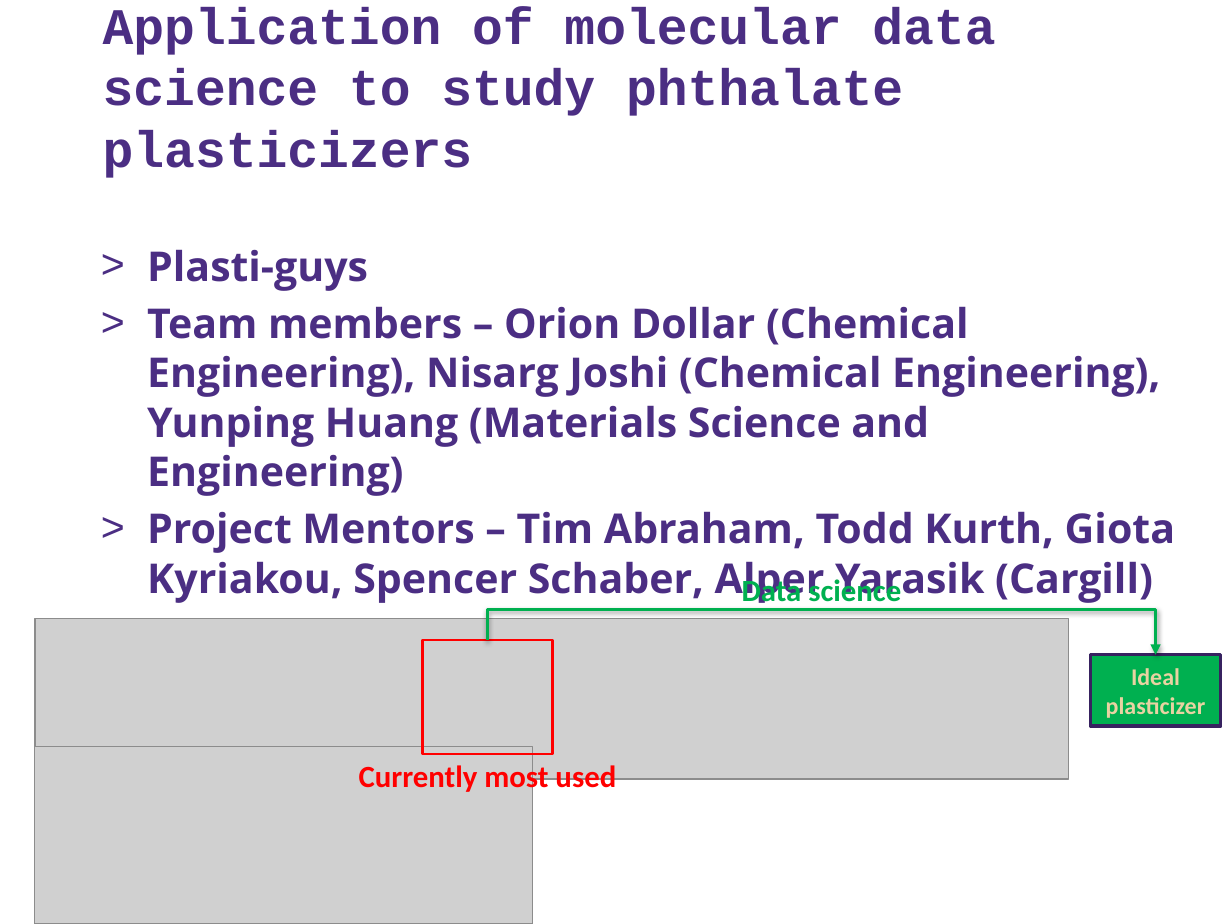
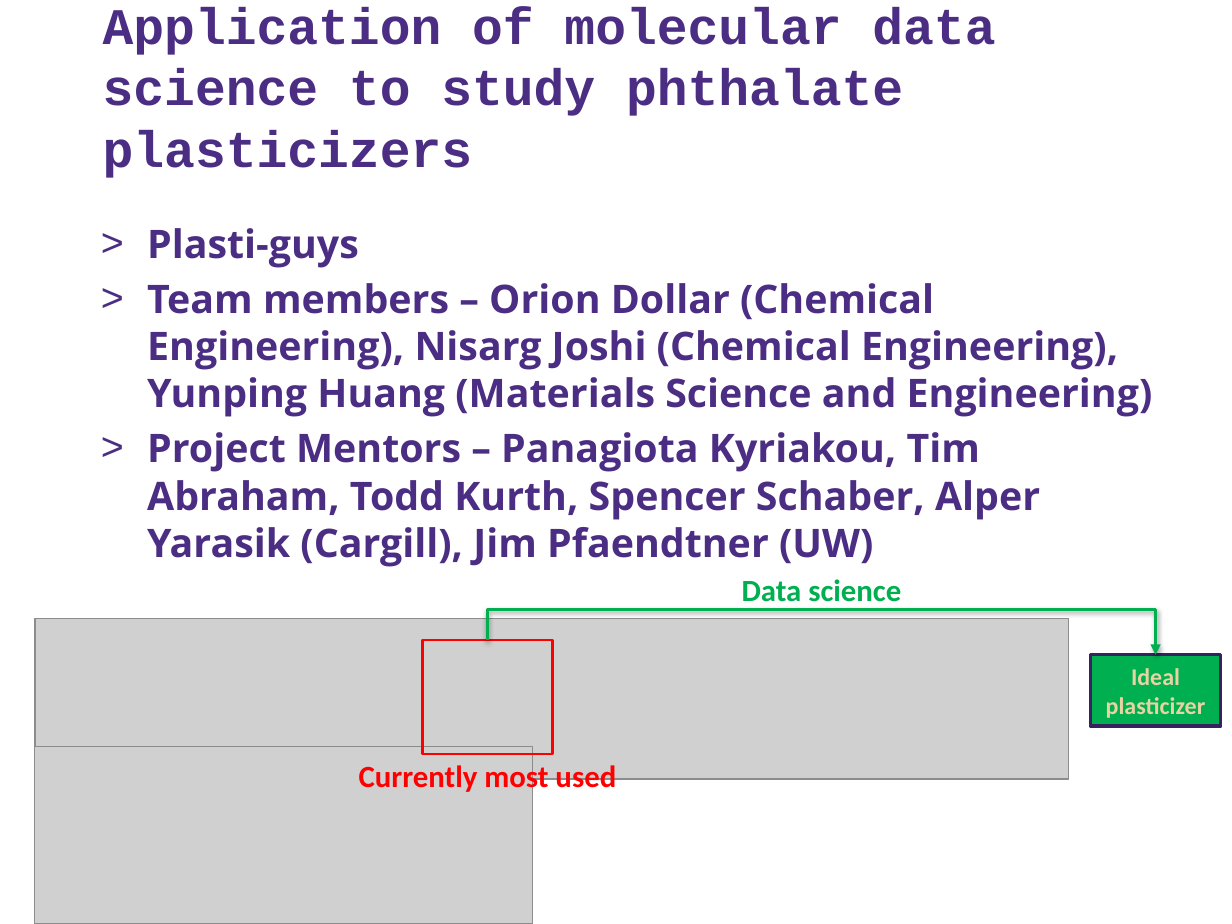
Before and after one commit to nisargjoshi10/direct_capstone, a slide deck: slide 1 of docs/showcase_materials/plastic-guys_1 min pitch slide.pptx. Drawn at 1232x924 pixels with LibreOffice and Linux fonts; fonts in the diff are those of the drawing; grey boxes stand for pictures; background and template pictures are left out. Boxes give left, top, right and bottom in pixels: in the first picture for what was removed or moved away, otherwise in the second. Text is boxed around its words. In the diff, an @@ line names an element or a change of style, - is before the commit and + after.

Commit message:
edits

```diff
--- a/docs/showcase_materials/plastic-guys_1 min pitch slide.pptx
+++ b/docs/showcase_materials/plastic-guys_1 min pitch slide.pptx
@@ text "Plasti-guys": place and size @@
-text "Plasti-guys" at [147,249,1175,603]
+text "Plasti-guys" at [147,228,1153,567]
@@ text at [147,228,1153,417]: size 24 to 23 pt in "Plasti-guys", "Team members – Orion Dollar (Chemical Engineering), ..." @@
@@ text at [147,432,1040,567]: text changed; size 24 to 23 pt @@
-> Project Mentors – Tim Abraham, Todd Kurth, Giota Kyriakou, Spencer Schaber, Alper Yarasik (Cargill)
+> Project Mentors – Panagiota Kyriakou, Tim Abraham, Todd Kurth, Spencer Schaber, Alper Yarasik (Cargill), Jim Pfaendtner (UW)
```
